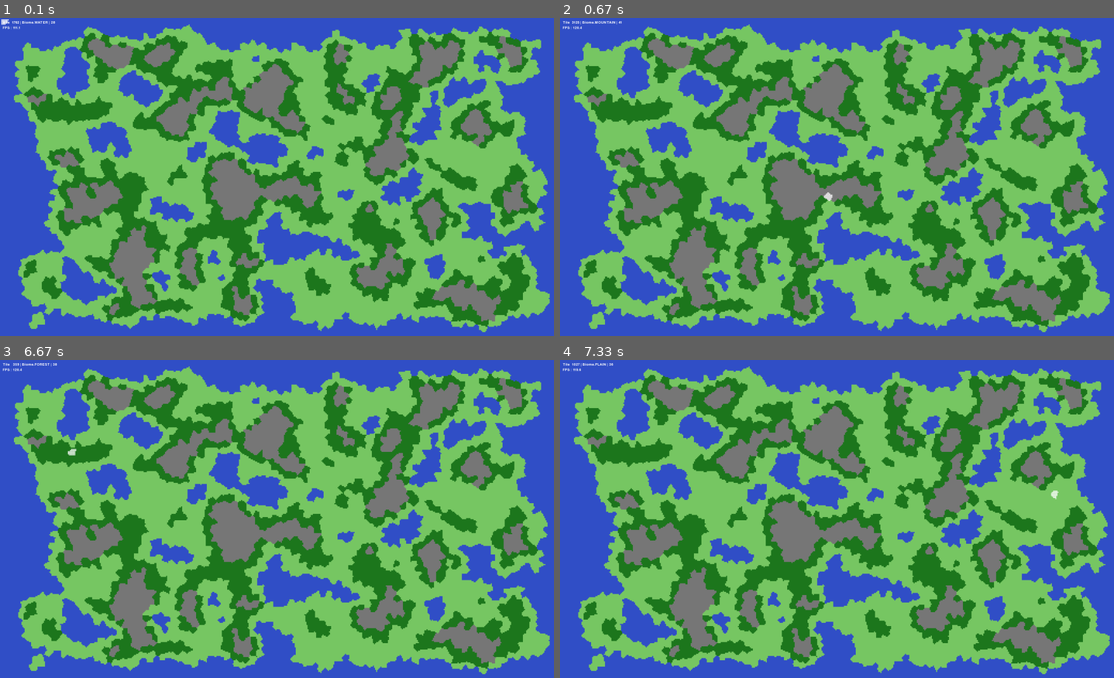
Above: before the commit, frames 1-4 (two rows, left to right).
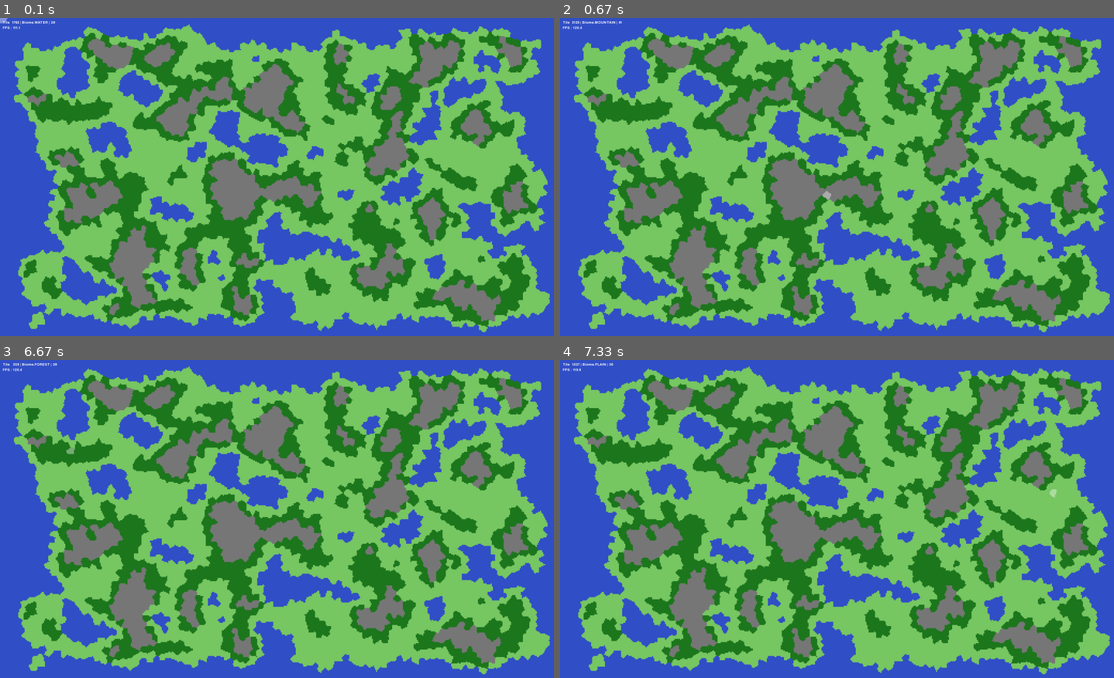
Above: after the commit, the same moments.

Repository: capdevillex/proj_info
Game: pygame game, started from run_project.py
Two runs of this game, one before a commit and one after it. Both use one fixed random seed, a clock stepped at 60 frames per second and the inputs below.
Inputs (mouse positions are in pixels of both pictures, inside the frame that each line leads up to):
- Up to frame 1 (0.1 s): no input
- Up to frame 2 (0.67 s): hold D from 0.33 s (still down); move the mouse to (825, 192) at 0.37 s
- Up to frame 3 (6.67 s): release D at 0.8 s; hold D 0.83-1.3 s; move the mouse to (470, 512) at 0.87 s; hold S 1.33-1.63 s; move the mouse to (149, 522) at 1.37 s; hold D 1.67-2.3 s; move the mouse to (110, 471) at 1.7 s; hold S 2.33-2.7 s; move the mouse to (371, 407) at 2.37 s; hold D 2.73-3.2 s; move the mouse to (354, 547) at 2.77 s; hold D 3.23-3.7 s; move the mouse to (299, 414) at 3.27 s; hold S 3.73-4.03 s; move the mouse to (83, 512) at 3.77 s; hold D 4.07-4.7 s; move the mouse to (293, 553) at 4.1 s; hold S 4.73-5.1 s; move the mouse to (265, 464) at 4.77 s; hold D 5.13-5.6 s; move the mouse to (432, 569) at 5.17 s; hold D 5.63-6.1 s; move the mouse to (193, 414) at 5.67 s; hold S 6.13-6.43 s; move the mouse to (437, 493) at 6.17 s; hold D from 6.47 s (still down); move the mouse to (66, 449) at 6.5 s
- Up to frame 4 (7.33 s): release D at 7.1 s; hold S from 7.13 s (still down); move the mouse to (1053, 493) at 7.17 s

The runs differ from the first frame. In frame 1, less than 0.1% of the frame differs, in the area x 0-2%, y 0-3%; in frame 2, less than 0.1%; in frame 3, less than 0.1%, in the area x 11-14%, y 27-31%; in frame 4, less than 0.1%.

Commit message:
feat(renderer): Add tile highlight caching and improve viewport rendering
- Add tile_highlights cache dictionary to store pre-rendered highlight surfaces
- Implement build_tile_highlight method to create optimized highlight surfaces with minimal bounding box
- Refactor render_world to calculate clipped viewport and apply proper offset calculations
- Store view parameters (last_view_rect, last_clipped, last_offset) for overlay rendering consistency
- Replace per-cell rectangle drawing with cached surface blitting in render_overlay
- Fix border surface rendering to use clipped viewport instead of full view_rect
- Improve rendering performance by reducing per-frame calculations and leveraging surface caching

Diff:
--- a/ui/renderer.py
+++ b/ui/renderer.py
@@ -9,6 +9,7 @@
 
         self.map_surface = None
         self.border_surface = None
+        self.tile_highlights = {}
         self.map_dirty = True
         self.border_dirty = True
         self.font = font
@@ -71,8 +72,28 @@
                                     (px + tile_size, py + tile_size),
                                     1,
                                 )
-
         return surface
+
+    def build_tile_highlight(self, tile, tile_size):
+        """Crée une surface unique pour la mise en évidence d'une tuile spécifique."""
+        # On calcule la bounding box de la tuile pour ne pas créer une surface de la taille de toute la map
+        min_x = min(c[0] for c in tile.cells)
+        max_x = max(c[0] for c in tile.cells)
+        min_y = min(c[1] for c in tile.cells)
+        max_y = max(c[1] for c in tile.cells)
+
+        width = (max_x - min_x + 1) * tile_size
+        height = (max_y - min_y + 1) * tile_size
+
+        surface = pygame.Surface((width, height), pygame.SRCALPHA)
+
+        highlight_color = (255, 255, 255, 100)  # Couleur blanche avec une opacité de 100/255
+
+        for x, y in tile.cells:
+            rect = ((x - min_x) * tile_size, (y - min_y) * tile_size, tile_size, tile_size)
+            surface.fill(highlight_color, rect)
+
+        return surface, (min_x * tile_size, min_y * tile_size)
 
     def render(self, screen, game_map, cam, tile_size, hovered_tile, dt):
         self.render_world(screen, game_map, cam, tile_size)
@@ -88,36 +109,81 @@
             self.border_surface = self.build_border_surface(game_map, tile_size)
             self.border_dirty = False
 
+        window_w, window_h = pygame.display.get_window_size()
         view_rect = pygame.Rect(
             int(cam.x),
             int(cam.y),
-            int(screen.get_width() / cam.zoom),
-            int(screen.get_height() / cam.zoom),
+            int(window_w / cam.zoom),
+            int(window_h / cam.zoom),
         )
-
-        sub = self.map_surface.subsurface(view_rect)
-        scaled = pygame.transform.scale(sub, screen.get_size())
-        screen.blit(scaled, (0, 0))
+        map_rect = self.map_surface.get_rect()
+
+        clipped = view_rect.clip(map_rect)
+        if clipped.width <= 0 or clipped.height <= 0:
+            return
+
+        # OFFSET écran
+        offset_x = (clipped.x - view_rect.x) * cam.zoom
+        offset_y = (clipped.y - view_rect.y) * cam.zoom
+
+        # extraire zone valide
+        sub = self.map_surface.subsurface(clipped)
+
+        # scale seulement la partie visible
+        scaled = pygame.transform.scale(
+            sub,
+            (
+                int(clipped.width * cam.zoom),
+                int(clipped.height * cam.zoom),
+            ),
+        )
+
+        # dessiner au bon endroit
+        screen.blit(scaled, (offset_x, offset_y))
+
+        # stockage des paramètres pour le rendu de l'overlay
+        self.last_view_rect = view_rect
+        self.last_clipped = clipped
+        self.last_offset = (offset_x, offset_y)
 
         if cam.zoom > 1.2:  # BORDERS (LOD)
-            sub_b = self.border_surface.subsurface(view_rect)
-            scaled_b = pygame.transform.scale(sub_b, screen.get_size())
-            screen.blit(scaled_b, (0, 0))
+            sub_b = self.border_surface.subsurface(clipped)
+            scaled_b = pygame.transform.scale(
+                sub_b,
+                (
+                    int(clipped.width * cam.zoom),
+                    int(clipped.height * cam.zoom),
+                ),
+            )
+            screen.blit(scaled_b, (offset_x, offset_y))
 
     def render_overlay(self, screen, game_map, cam, tile_size, hovered_tile):
         if not hovered_tile:
             return
 
-        color = (255, 255, 255)
-
-        for x, y in hovered_tile.cells:
-            wx = x * tile_size
-            wy = y * tile_size
-
-            sx, sy = world_to_screen(wx, wy, cam.x, cam.y, cam.zoom)
-            size = int(tile_size * cam.zoom)
-
-            pygame.draw.rect(screen, color, (sx + 5, sy + 5, size, size), 1)
+        if hovered_tile.id not in self.tile_highlights:
+            self.tile_highlights[hovered_tile.id] = self.build_tile_highlight(
+                hovered_tile, tile_size
+            )
+
+        highlight_surf, (world_x, world_y) = self.tile_highlights[hovered_tile.id]
+        view_rect = self.last_view_rect
+        offset_x, offset_y = self.last_offset
+
+        rel_x = world_x - view_rect.x
+        rel_y = world_y - view_rect.y
+
+        screen_x = rel_x * cam.zoom + offset_x
+        screen_y = rel_y * cam.zoom + offset_y
+
+        new_size = (
+            int(highlight_surf.get_width() * cam.zoom),
+            int(highlight_surf.get_height() * cam.zoom),
+        )
+
+        # On scale la surface de highlight
+        scaled_surf = pygame.transform.scale(highlight_surf, new_size)
+        screen.blit(scaled_surf, (screen_x, screen_y))
 
     def render_ui(self, screen, hovered_tile, dt):
         if hovered_tile:
